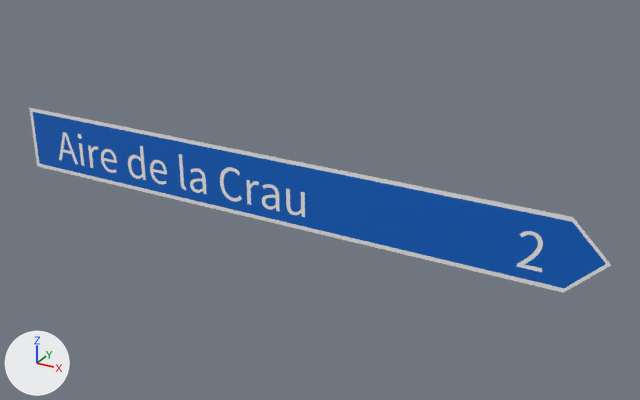
One commit to the glTF model panneaux/06_D_direction/D46b.glb: the scene before it, then after it.
Camera for both pictures: a camera (50 mm lens) standing at (3.83, -6.14, 3.07) and looking at (0.36, 0.16, -0.07). Lighting does not change. The marker at lower left points along +X, +Y and +Z. The first picture is the older version. Where no turn or scale is listed for an object, it has been applied to the vertices. Vertices at exactly the same position are counted once.

The first picture shows 'D46b_lis00', 'D46b_reg01', 'D46b_txt02', 'D46b_txt03'.
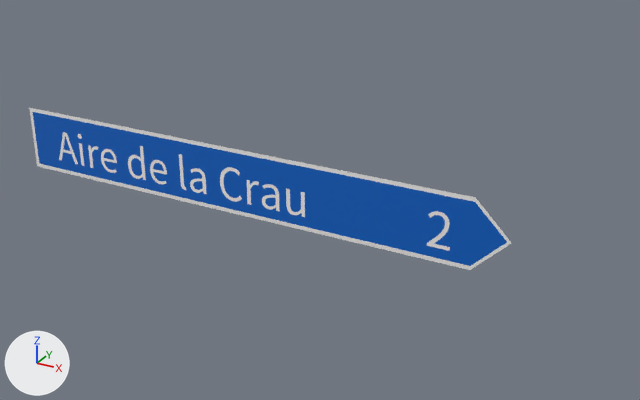
The newer file is also turned or shifted as a whole; pictures and numbers use the older file's frame.

Boxes (x1, y1, x2, y2) around the edits, measured in the pictures (640 x 400 px):
'D46b_reg01', reshaped (17% narrower, 12% shorter): before (33, 112, 606, 288); after (33, 112, 507, 266)
'D46b_lis00', reshaped (17% narrower, 12% shorter): before (29, 108, 611, 293); after (29, 108, 511, 270)
'D46b_txt03', moved: before (516, 231, 543, 272); after (427, 211, 450, 251)

Diff of the bpy script that builds the scene:
```diff
--- a/panneaux/06_D_direction/D46b.glb.py
+++ b/panneaux/06_D_direction/D46b.glb.py
@@ me_lis_199 @@
 # used by ob_d46b_lis00; location = (0.0, -0.002, 0.0)
 # before: 1 (2.59, 0.0, 0.32) at pixel (572, 217), 2 (2.91, 0.0, 0.0) at pixel (611, 265), 3 (2.59, 0.0, -0.32) at pixel (563, 292), 6 (2.59, 0.0, 0.32) at pixel (572, 217), 7 (2.91, 0.0, 0.0) at pixel (611, 265)
 # before: 8 (2.59, 0.0, -0.32) at pixel (563, 292)
-me_lis_199.from_pydata(...)  # 10 vertices, 16 faces; spans x -2.91..2.91, y 0.0, z -0.32..0.32
+me_lis_199.from_pydata(...)  # 10 vertices, 16 faces; spans x -2.91..2.15, y 0.0, z -0.32..0.32
+# me_lis_199 part 1
+for i in [1, 2, 3, 6, 7, 8]: me_lis_199.vertices[i].co += Vector((-0.76, 0.0, 0.0))
 me_lis_199.materials.append(mat_blanc_retro)
@@ me_reg_199 @@
 # used by ob_d46b_reg01; location = (0.0, -0.002, 0.0)
 # before: 1 (2.59, 0.0, 0.28) at pixel (572, 221), 2 (2.87, 0.0, 0.0) at pixel (606, 264), 3 (2.59, 0.0, -0.28) at pixel (564, 288), 6 (2.59, 0.0, 0.28) at pixel (572, 221), 7 (2.87, 0.0, 0.0) at pixel (606, 264)
 # before: 8 (2.59, 0.0, -0.28) at pixel (564, 288)
-me_reg_199.from_pydata(...)  # 10 vertices, 16 faces; spans x -2.87..2.87, y 0.0, z -0.28..0.28
+me_reg_199.from_pydata(...)  # 10 vertices, 16 faces; spans x -2.87..2.11, y 0.0, z -0.28..0.28
+# me_reg_199 part 2
+for i in [1, 2, 3, 6, 7, 8]: me_reg_199.vertices[i].co += Vector((-0.76, 0.0, 0.0))
 me_reg_199.materials.append(mat_bleu_panneau)
@@ me_t_2635 @@
 # used by ob_d46b_txt03; location = (2.429, -0.003, 0.0)
-me_t_2635.from_pydata(...)  # 178 vertices, 352 faces; spans x -0.225..-0.022, y 0.0, z -0.19..0.135
+me_t_2635.from_pydata(...)  # 178 vertices, 352 faces; spans x -0.981..-0.778, y 0.0, z -0.19..0.135
+# me_t_2635 part 3: the whole mesh is moved by (-0.756, 0.0, 0.0)
 me_t_2635.materials.append(mat_blanc_retro)
```
